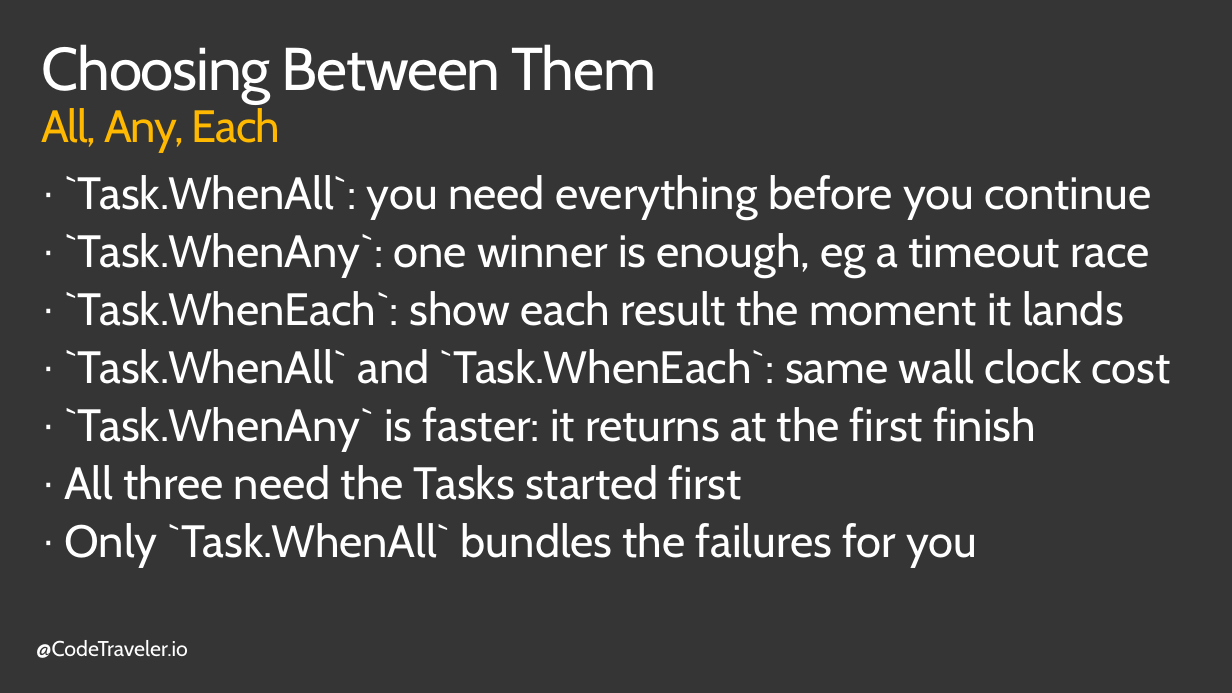
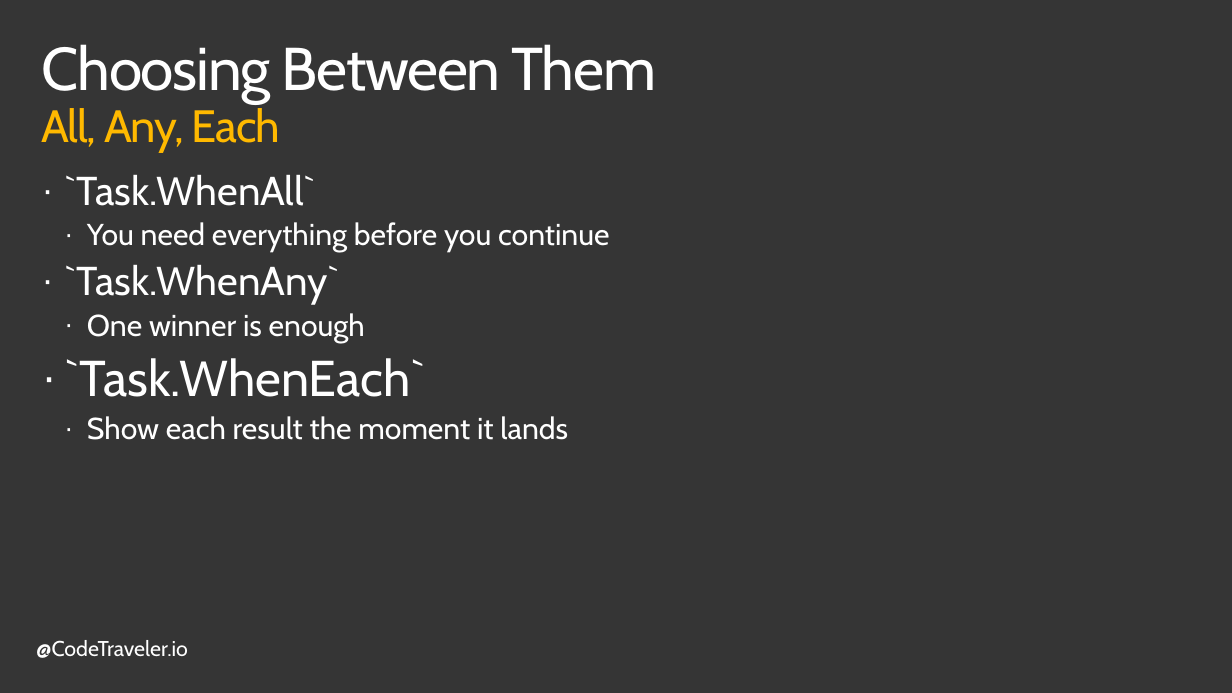
Before and after one commit to TheCodeTraveler/BecomeAnExpertWithAsyncAwait, a slide deck: slide 14 of 6. Coordinating Multiple Tasks/CoordinatingTasks.pptx. Drawn at 1232x693 pixels with LibreOffice and Linux fonts; fonts in the diff are those of the drawing; background and template pictures are left out. Boxes give left, top, right and bottom in pixels: in the first picture for what was removed or moved away, otherwise in the second. Text is boxed around its words. In the diff, an @@ line names an element or a change of style, - is before the commit and + after.

```diff
--- a/6. Coordinating Multiple Tasks/CoordinatingTasks.pptx
+++ b/6. Coordinating Multiple Tasks/CoordinatingTasks.pptx
@@ text at [64, 175, 609, 440]: text changed; size 36 to 24 pt @@
-· `Task.WhenAll`: you need everything before you continue
-· `Task.WhenAny`: one winner is enough, eg a timeout race
-· `Task.WhenEach`: show each result the moment it lands
-· `Task.WhenAll` and `Task.WhenEach`: same wall clock cost
-· `Task.WhenAny` is faster: it returns at the first finish
-· All three need the Tasks started first
-· Only `Task.WhenAll` bundles the failures for you
+· `Task.WhenAll`
+  · You need everything before you continue
+· `Task.WhenAny`
+  · One winner is enough
+· `Task.WhenEach`
+  · Show each result the moment it lands
```
Also in this commit, not shown: 5 other slides changed, 1 slide removed.
